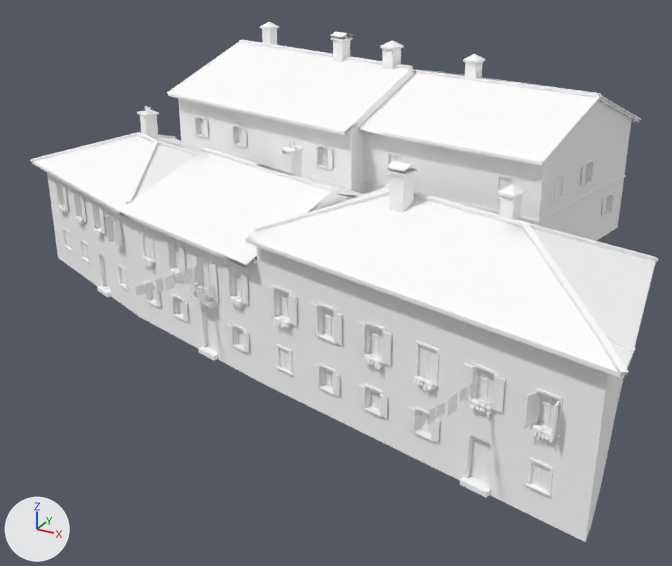
Two versions of the glTF model games/yorimichi/assets/belmonte/meshes/SM_BM_BT_blk_35.glb, one commit apart.
One viewpoint serves both versions: a 50 mm lens placed at (27.1, -49.1, 25.2), pointed at (1.7, -2.8, 2.1). Arrows for +X, +Y and +Z are at lower left; the lights stay in place. The older version comes first. Vertices at exactly the same position are counted once.

The first picture shows 'SM_BM_BT_blk_35'.
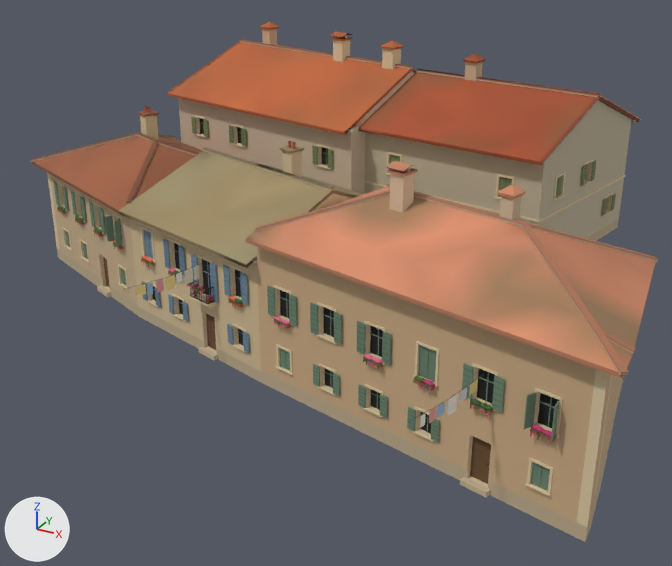
Changed parts and their boxes (x1, y1, x2, y2) in the pictures (672 x 566 px):
part 1 of me_sm_bt_blk_35, recoloured (white to beige)
    both: (30, 22, 658, 542)

Patch to the scene script:
```diff
--- a/games/yorimichi/assets/belmonte/meshes/SM_BM_BT_blk_35.glb.py
+++ b/games/yorimichi/assets/belmonte/meshes/SM_BM_BT_blk_35.glb.py
@@ me_sm_bt_blk_35 @@
 me_sm_bt_blk_35.from_pydata(...)  # 12764 vertices, 14681 faces; spans x -22.1..22.0, y -20.3..18.2, z -0.4..15.3
 # used by ob_sm_bm_bt_blk_35; location = (0.0, 0.0, 0.0)
+# me_sm_bt_blk_35 part 1: 14681 faces centred in x -22.1..21.9, y -20.3..18.2, z -0.3..15.3 are repainted in the vertex colours; the middle colour goes from white #ffffff to beige #c3ab8c
 me_sm_bt_blk_35.materials.append(mat_bm_000_m_stone_034)
```
